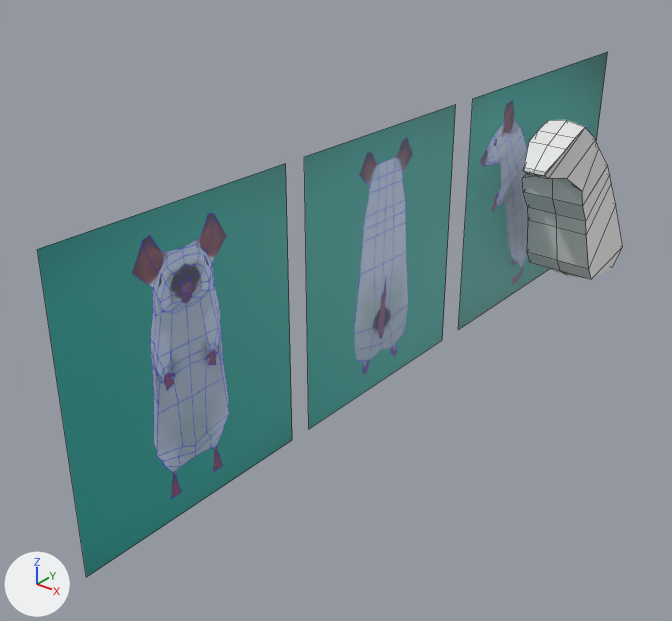
Before and after pictures for a commit that changed the Blender file Blender/Smudge.blend.
The view is the same before and after, from a camera (50 mm lens) standing at (5.49, -10.21, 3.99) and looking at (-0.55, -2.66, -0.69). The lights are fixed; the arrows at lower left show +X, +Y and +Z. Mesh edges are drawn as thin lines.

The first picture shows 'Plane.001', 'SMudge', 'smudge back', 'smudge front'.
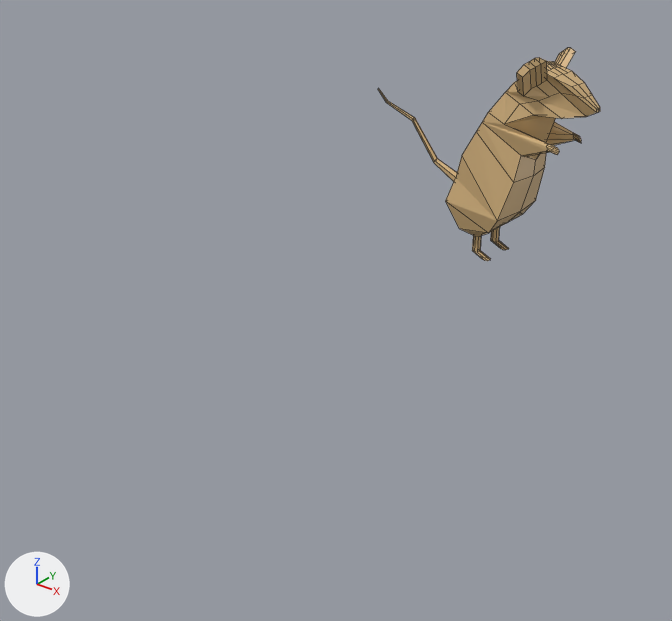
Boxes (x1, y1, x2, y2) around the edits, measured in the pictures (672 x 621 px):
'smudge front', hidden
    before: (37, 163, 292, 577)
'smudge back', hidden
    before: (304, 104, 456, 429)
'Plane.001', reshaped, moved, turned, modifiers changed
    before: (523, 120, 623, 279)
    after: (378, 48, 600, 261)
'SMudge', hidden
    before: (458, 52, 607, 329)
part 1 of me_plane_001, built on
    before: (523, 120, 623, 279)
    after: (378, 48, 600, 261)
part 2 of me_plane_001, recoloured
    before: (527, 183, 616, 268)
    after: (521, 167, 545, 211)

What the commit changed:
Material 'Material' (mat_material) is new.
Its base color is (0.659, 0.448, 0.209) (beige #d4b37e).
me_plane_001 is used by ob_plane_001; location (0.71, 0.67, -0.7); rotation (1.571, 0.0, 1.571), in degrees (90, 0, 90); scale (0.41, 0.41, 0.41).
me_plane_001 had 44 vertices, 31 faces and spanned x -2.91..1.23, y -0.92..4.54, z 0.0..1.35.
me_plane_001 now has 303 vertices, 251 faces and spans x -2.91..4.75, y -1.69..4.81, z -1.23..1.23.
Part 1, on me_plane_001:
16 vertices are removed from x -2.91..1.23, y -0.92..4.24, z 0.0..1.35.
25 faces are deleted.
4 vertices move from x -0.98..-0.38, y -0.55..1.13, z 0.0..1.08 to x -1.11..-0.33, y -0.59..1.13, z 0.0..1.22.
225 vertices are added at x -2.91..4.75, y -1.69..4.81, z -1.23..1.23.
16 new vertices lie (0.4, 0.19, 0.0) away from vertices in x -0.19..0.08, y -1.69, z -0.71..0.71.
16 new vertices lie (0.0, 0.53, 0.0) away from vertices in x 0.21..0.48, y -1.5, z -0.71..0.71.
6 new vertices lie (0.13, -0.62, 0.43) away from vertices in x -1.62..-0.9, y 4.38..4.79, z -1.23..-0.9.
6 new vertices lie (0.13, -0.62, -0.43) away from vertices in x -1.62..-0.9, y 4.38..4.79, z 0.9..1.23.
6 new vertices lie (0.03, 0.05, 0.0) away from vertices in x -2.12..-1.92, y 2.19..2.27, z -0.89..0.89.
245 new faces join them.
me_plane_001 part 2: 6 faces spanning x -1.11..0.78, y -0.08..3.98, z 0.0..1.22 switch from no material to mat_material (beige #d4b27e).
Object 'SMudge' (ob_smudge) is now hidden.
Object 'smudge back' (ob_smudge_back) is now hidden.
Object 'smudge front' (ob_smudge_front) is now hidden.
Object 'Plane.001' (ob_plane_001) moves from (0.71, 0.67, -0.7) to (0.0, 0.0, 0.0).
Object 'Plane.001' (ob_plane_001) turns from (90, 0, 90) to (90, 0, -180) degrees about x, y and z.
Object 'Plane.001' (ob_plane_001) loses its MIRROR modifier named 'Mirror'.
Modifier setting removed (it was use_axis = (False, False, True)).
